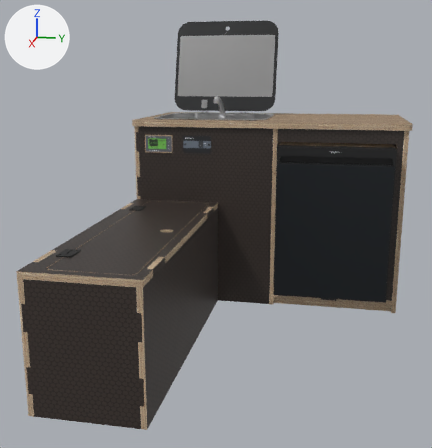
A saved change to the glTF model layouts/assets/blender/front-module-rear-20-hexa.glb.
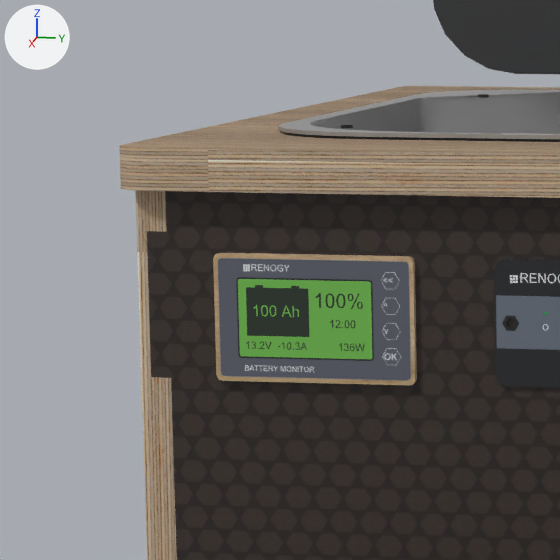
The first picture shows the older version from a 50 mm lens placed at (1.847, -2.129, 0.798), pointed at (0.041, -2.49, 0.347). The close-ups show the older and then the newer version on the part from 27% to 44% of the width and 22% to 39% of the height of that picture. Only the edits that show in the close-ups are written down. Every picture has the same lights, and +X, +Y and +Z are marked at upper left. Where no turn or scale is listed for an object, it has been applied to the vertices. Vertices at exactly the same position are counted once.

Names of what the first close-up shows: 'Black safety glass_0', 'Forward end panel -15mm with top tenons_0.001', 'Front bezel 99x61 - mounting underside Z0_0', 'Front panel - 15mm with tenons_1.001', 'Front plate - two diameter5 mounting holes; centers approximate_0', 'Graphite faceplate_0', 'Grey control strip_0', 'LCD battery silhouette_0', 'LCD black surround_0', 'LCD green display_0', 'Stainless basin with rear faucet ledge_0', 'ボディ61_0' and 12 more.
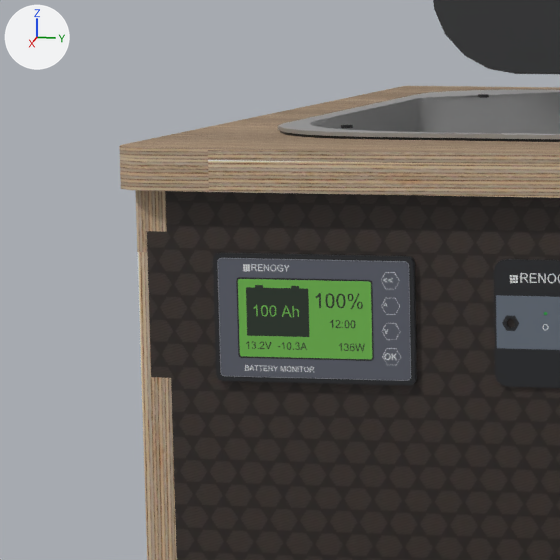
Edits to the bpy script that builds the scene:
```text
Add mat_plastic_hexafix_source_solid:
    mat_plastic_hexafix_source_solid = principled_material('plastic:hexafix-source-solid')
    mat_plastic_hexafix_source_solid.base_color = (0.016, 0.0176, 0.0212)  # black #222428
    mat_plastic_hexafix_source_solid.roughness = 0.6
Add mat_plastic_hexafix_source_solid_001:
    mat_plastic_hexafix_source_solid_001 = principled_material('plastic:hexafix-source-solid.001')
    mat_plastic_hexafix_source_solid_001.base_color = (0.016, 0.0176, 0.0212)  # black #222428
    mat_plastic_hexafix_source_solid_001.roughness = 0.6
Change me_ボディ51_047:
    where me_ボディ51_047.from_pydata(...)  # 32 vertices, 60 faces; spans x -0.0014..0.0014, y -0.0495..0.0495, z -0.0305..0.0305
    used by ob_front_bezel_99x61___mounting_underside_z0_0; location = (-0.1886, -2.7417, 0.57)
    me_ボディ51_047 part 1: all 32 faces that had it switch from mat_plywood_edge___color_____ffffff____metalness___0___repeat___true___roughness___0_6__edge_birch_png (picture img_edge_birch) to mat_plastic_hexafix_source_solid (black #222428)
    me_ボディ51_047 part 2: all 28 faces that had it switch from mat_plywood_face___ao_constant___1___color_____ffffff____metalness___0___repeat___true___roughness___0_45__face_raw_png (picture img_face_raw) to mat_plastic_hexafix_source_solid_001 (black #222428)
```

Boxes [x1, y1, x2, y2] around the edits, measured in the close-ups (560 x 560 px):
part 1 of me_ボディ51_047, recoloured
    both: [237, 253, 417, 382]
part 2 of me_ボディ51_047, recoloured
    both: [213, 253, 415, 385]
